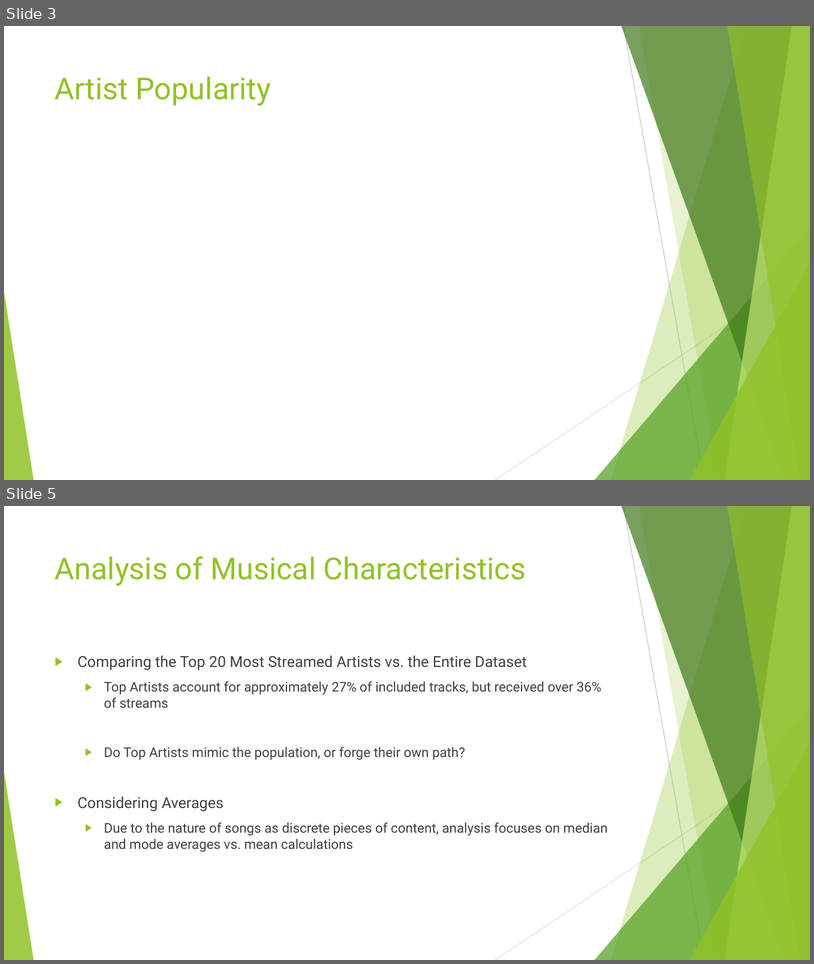
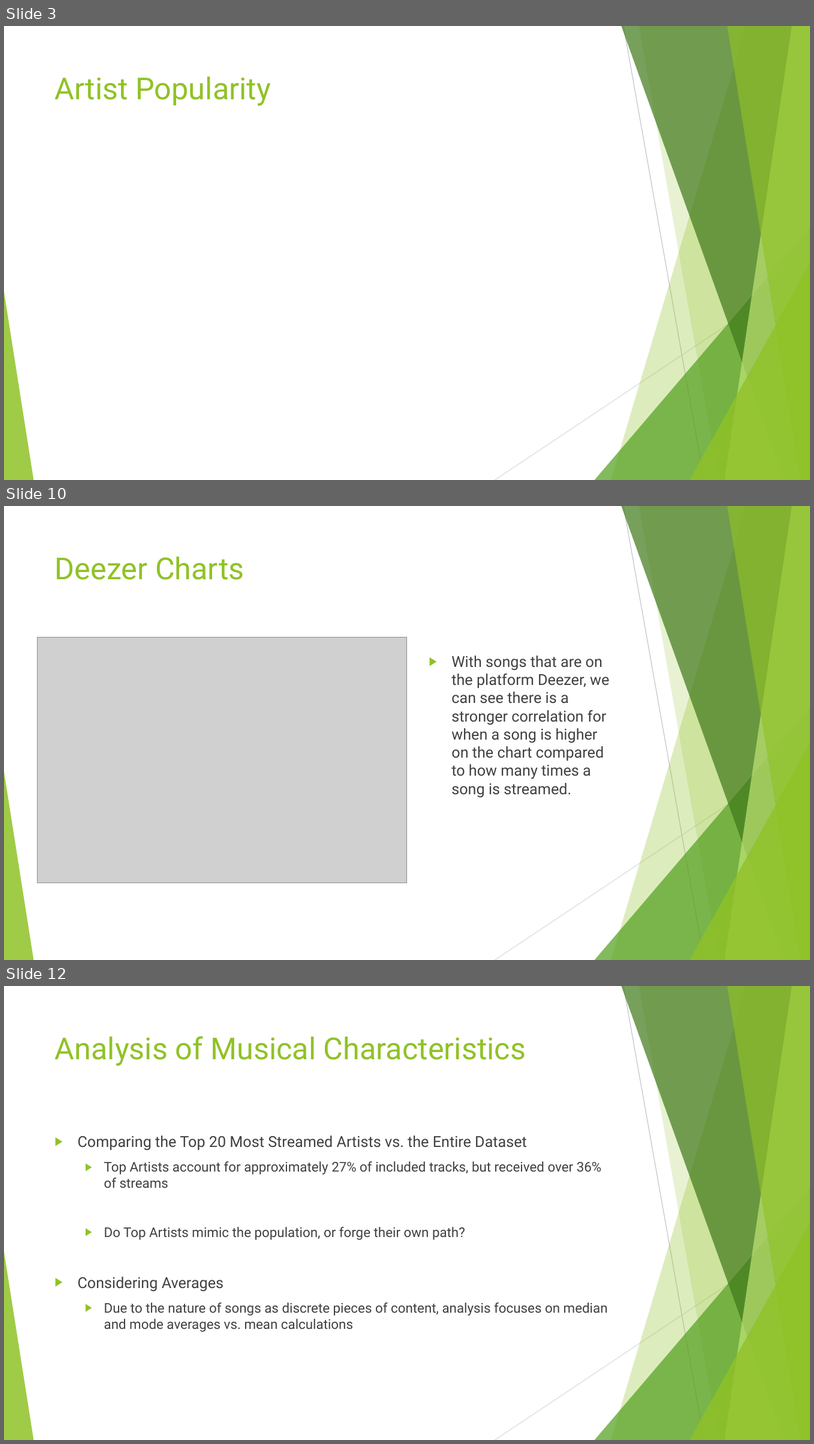
Before and after one commit to d6kramer/project-1-group-08, a slide deck: Project_1_Spotify_2023_Analysis.pptx. Shown one above the other, each under a label of ours: slides 3 and 5 before the commit, slides 3, 10 and 12 after it; the slides between them are not shown. The pictures are 814x964 and 814x1444 pixels, drawn with LibreOffice and Linux fonts; fonts in the diff are those of the drawing; grey boxes stand for pictures. Boxes give left, top, right and bottom in pixels: in the first picture for what was removed or moved away, otherwise in the second. Text is boxed around its words. In the diff, an @@ line names an element or a change of style, - is before the commit and + after.

```diff
--- a/Project_1_Spotify_2023_Analysis.pptx
+++ b/Project_1_Spotify_2023_Analysis.pptx
@@ slide 10 added at [4,506,810,960], background #FFFFFF; not listed: 10 template elements that a slide beside it also shows @@
@@ title added at [55,556,245,580], 36 pt, text #90C226 @@
+Deezer Charts
@@ picture added at [37,637,407,882] @@
@@ text added at [452,655,609,798], 18 pt, text #404040 @@
+▶ With songs that are on the platform Deezer, we can see there is a stronger correlation for when a song is higher on the chart compared to how many times a song is streamed.
@@ what was slide 5 is now slide 12 @@
```
Also in this commit, not shown: 1 slide changed, 6 other slides added, 2 other files.
